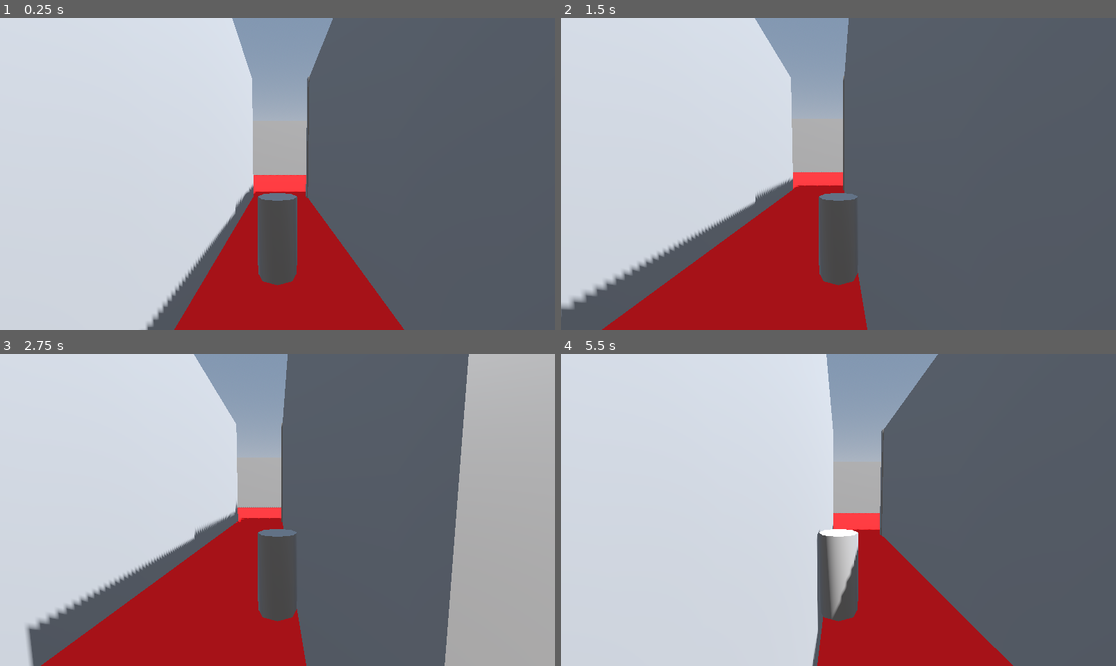
Above: before the commit, frames 1-4 (two rows, left to right).
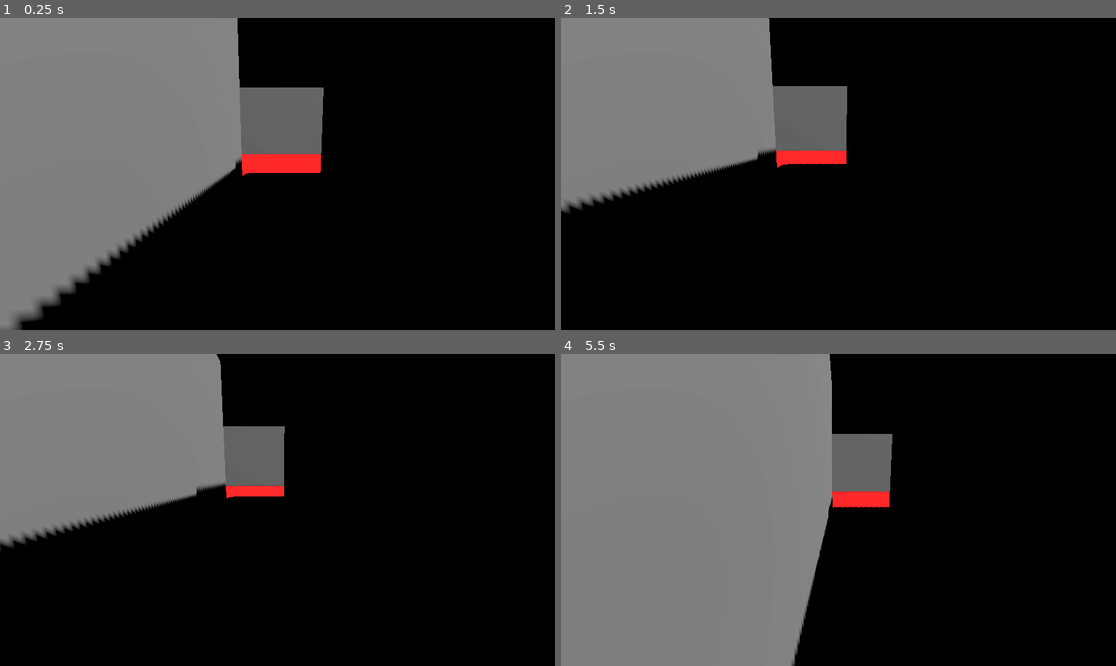
Above: after the commit, the same moments.

Repository: AnxietyTheOrk/GraveRobbery
Game: Godot game, scene res://Scenes/level_1.tscn
Same seed, same stepped clock (60 frames per second), same inputs: the game is played once before the commit and once after it.
Inputs:
- Up to frame 1 (0.25 s): no input
- Up to frame 2 (1.5 s): tap Enter (ui_accept) at 0.5, 0.77 s; hold D (move_right) 0.53-1.28 s; hold Shift (run, bound only after the commit) 0.53-1.28 s; hold S (move_back) from 1.28 s (still down); tap Shift (run, bound only after the commit) at 1.35 s
- Up to frame 3 (2.75 s): tap Enter (ui_accept) at 1.52 s; release S (move_back) at 2.03 s; hold D (move_right) from 2.03 s (still down); hold Shift (run, bound only after the commit) from 2.03 s (still down)
- Up to frame 4 (5.5 s): tap Enter (ui_accept) at 2.75, 3.02, 3.77, 4.52, 5 s; release D (move_right) at 2.78 s; release Shift (run, bound only after the commit) at 2.78 s; hold W (move_forward) 2.78-3.53 s; tap Shift (run, bound only after the commit) at 2.85, 4.35 s; hold Shift (run, bound only after the commit) 3.53-4.28 s; hold A (move_left) 3.53-5.03 s; hold S (move_back) from 5.03 s (still down); hold Shift (run, bound only after the commit) from 5.03 s (still down)

The runs differ from the first frame. In frame 1, 99% of the frame differs, in the area x 0-100%, y 0-100%; in frame 2, 100%; in frame 3, 100%; in frame 4, 100%.

Commit message:
Implemented run

Diff:
--- a/grave-robbery/Scenes/level_1.tscn
+++ b/grave-robbery/Scenes/level_1.tscn
@@ -3,8 +3,10 @@
 [ext_resource type="PackedScene" uid="uid://xxxe70a05fb5" path="res://Scenes/player.tscn" id="1_vk57k"]
 
 [sub_resource type="ProceduralSkyMaterial" id="ProceduralSkyMaterial_vk57k"]
-sky_horizon_color = Color(0.66224277, 0.6717428, 0.6867428, 1)
-ground_horizon_color = Color(0.66224277, 0.6717428, 0.6867428, 1)
+sky_top_color = Color(0, 0, 0, 1)
+sky_horizon_color = Color(0, 0, 0, 1)
+ground_bottom_color = Color(0, 0, 0, 1)
+ground_horizon_color = Color(0, 0, 0, 1)
 
 [sub_resource type="Sky" id="Sky_8ffim"]
 sky_material = SubResource("ProceduralSkyMaterial_vk57k")
@@ -13,6 +15,7 @@
 background_mode = 2
 sky = SubResource("Sky_8ffim")
 tonemap_mode = 2
+glow_enabled = true
 
 [sub_resource type="StandardMaterial3D" id="StandardMaterial3D_vk57k"]
 albedo_color = Color(0.96862745, 0.015686275, 0.023529412, 1)
@@ -41,11 +44,11 @@
 size = Vector3(20, 0.5, 10)
 
 [node name="CSGBox3D3" type="CSGBox3D" parent="CSGCombiner3D"]
-transform = Transform3D(1, 0, 0, 0, -4.371139e-08, -1, 0, 1, -4.371139e-08, 15.173, 5, -15.112)
+transform = Transform3D(1, 0, 0, 0, -4.371139e-08, -1, 0, 1, -4.371139e-08, 15.173, 5, -15)
 size = Vector3(20, 0.5, 10)
 
 [node name="CSGBox3D4" type="CSGBox3D" parent="CSGCombiner3D"]
-transform = Transform3D(1, 0, 0, 0, 1, 0, 0, 0, 1, 5, 5, -19.756)
+transform = Transform3D(1, 0, 0, 0, 1, 0, 0, 0, 1, 5, 5, -20)
 size = Vector3(0.5, 10, 10)
 
 [node name="CSGBox3D5" type="CSGBox3D" parent="CSGCombiner3D"]
@@ -57,7 +60,7 @@
 size = Vector3(20, 10, 0.5)
 
 [node name="CSGBox3D7" type="CSGBox3D" parent="CSGCombiner3D"]
-transform = Transform3D(1, 0, 0, 0, 1, 0, 0, 0, 1, 5, 5, 0.043)
+transform = Transform3D(1, 0, 0, 0, 1, 0, 0, 0, 1, 5.1852922, 5, 0.043)
 size = Vector3(30, 10, 0.5)
 
 [node name="CSGBox3D8" type="CSGBox3D" parent="CSGCombiner3D"]
--- a/grave-robbery/Scenes/player.tscn
+++ b/grave-robbery/Scenes/player.tscn
@@ -12,7 +12,7 @@
 shape = SubResource("CapsuleShape3D_qqy1o")
 
 [node name="SpringArm3D" type="SpringArm3D" parent="."]
-transform = Transform3D(1, 0, 0, 0, 0.9961947, -0.08715574, 0, 0.08715574, 0.9961947, 0, 3, 5)
+transform = Transform3D(1, 0, 0, 0, 1, 0, 0, 0, 1, 0, 2, -0.5)
 spring_length = 0.0
 
 [node name="Camera3D" type="Camera3D" parent="SpringArm3D"]
--- a/grave-robbery/Scripts/player.gd
+++ b/grave-robbery/Scripts/player.gd
@@ -1,8 +1,9 @@
 extends CharacterBody3D
 
 
-const SPEED = 5.0
+@export var speed := 5.0
 const JUMP_VELOCITY = 4.5
+@onready var run_speed := 2
 
 
 func _physics_process(delta: float) -> void:
@@ -18,12 +19,20 @@
 	# As good practice, you should replace UI actions with custom gameplay actions.
 	var input_dir := Input.get_vector("move_left", "move_right", "move_forward", "move_back")
 	var direction := (transform.basis * Vector3(input_dir.x, 0, input_dir.y)).normalized()
-	if direction:
-		velocity.x = direction.x * SPEED
-		velocity.z = direction.z * SPEED
+	if Input.is_action_pressed("run"):
+		if direction:
+			velocity.x = direction.x * speed * run_speed
+			velocity.z = direction.z * speed * run_speed
+		else:
+			velocity.x = move_toward(velocity.x, 0, speed)
+			velocity.z = move_toward(velocity.z, 0, speed)
 	else:
-		velocity.x = move_toward(velocity.x, 0, SPEED)
-		velocity.z = move_toward(velocity.z, 0, SPEED)
+		if direction:
+			velocity.x = direction.x * speed
+			velocity.z = direction.z * speed
+		else:
+			velocity.x = move_toward(velocity.x, 0, speed)
+			velocity.z = move_toward(velocity.z, 0, speed)
 
 	move_and_slide()
 
--- a/grave-robbery/project.godot
+++ b/grave-robbery/project.godot
@@ -49,6 +49,12 @@
 , Object(InputEventJoypadMotion,"resource_local_to_scene":false,"resource_name":"","device":-1,"axis":1,"axis_value":1.0,"script":null)
 ]
 }
+run={
+"deadzone": 0.2,
+"events": [Object(InputEventKey,"resource_local_to_scene":false,"resource_name":"","device":-1,"window_id":0,"alt_pressed":false,"shift_pressed":false,"ctrl_pressed":false,"meta_pressed":false,"pressed":false,"keycode":0,"physical_keycode":4194325,"key_label":0,"unicode":0,"location":0,"echo":false,"script":null)
+, Object(InputEventJoypadButton,"resource_local_to_scene":false,"resource_name":"","device":-1,"button_index":7,"pressure":0.0,"pressed":false,"script":null)
+]
+}
 
 [rendering]
 
